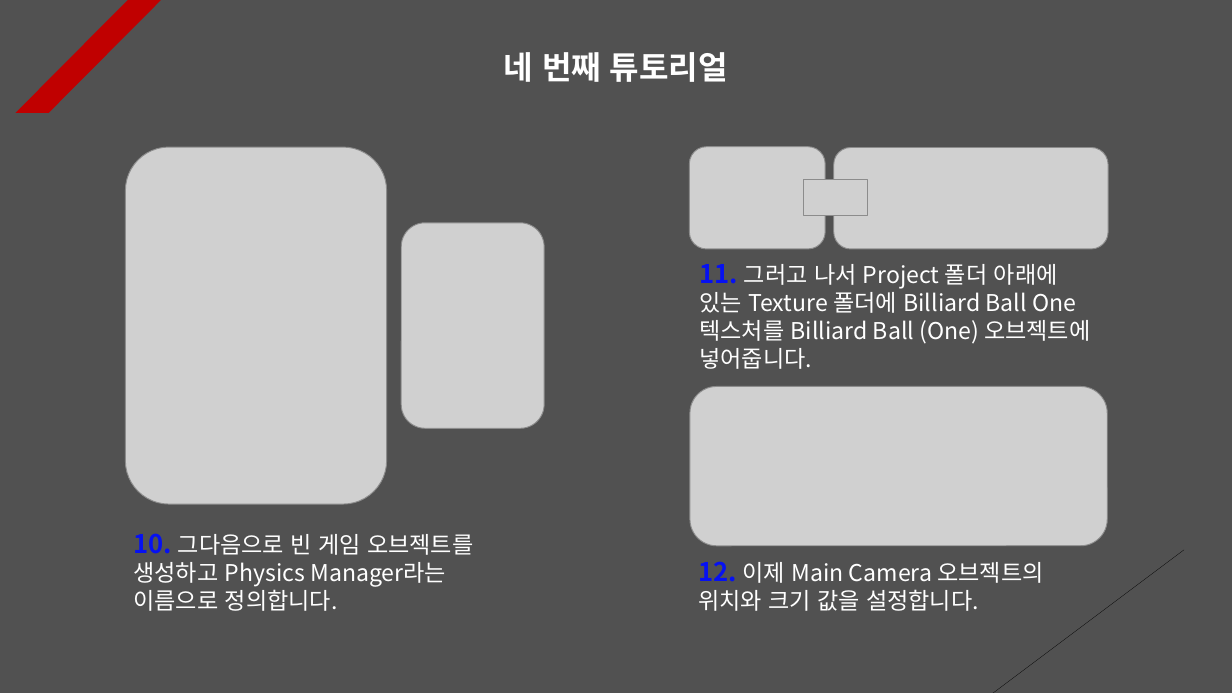
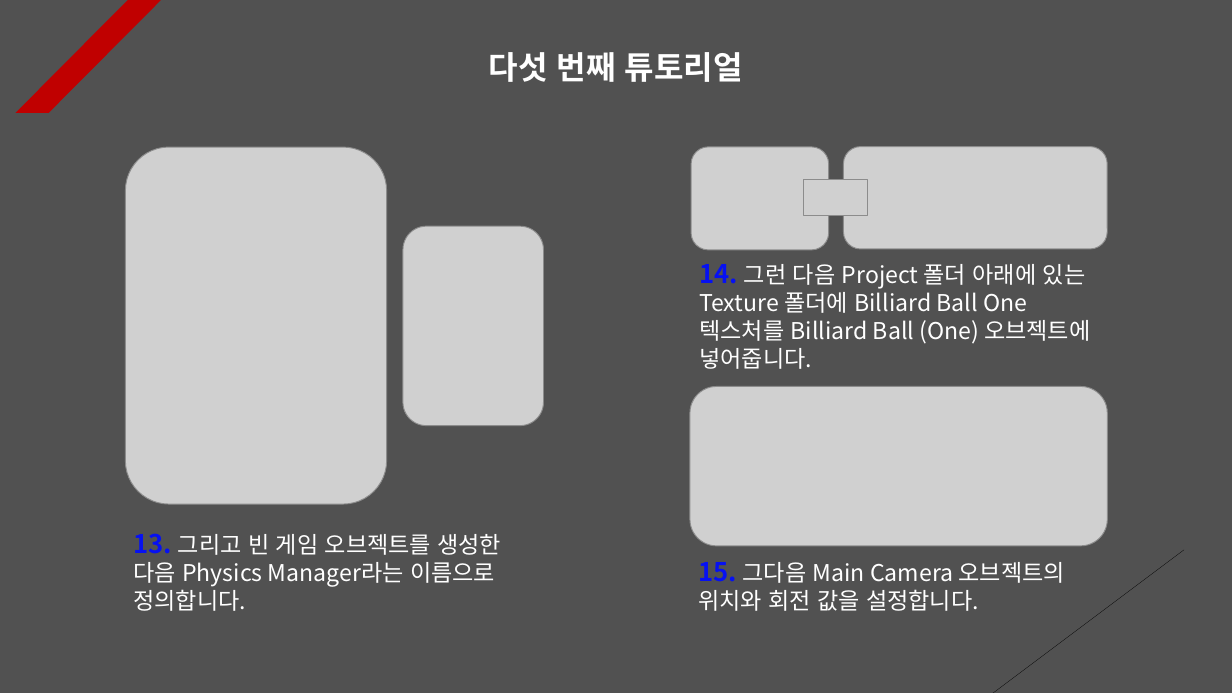
Before and after one commit to Unity2033/3D-UnityEngine, a slide deck: slide 5 of Assets/Physics/PPT Data/Physics Example.pptx (slide 4 before the commit). Drawn at 1232x693 pixels with LibreOffice and Linux fonts; fonts in the diff are those of the drawing; grey boxes stand for pictures. Boxes give left, top, right and bottom in pixels: in the first picture for what was removed or moved away, otherwise in the second. Text is boxed around its words. In the diff, an @@ line names an element or a change of style, - is before the commit and + after.

```diff
--- a/Assets/Physics/PPT Data/Physics Example.pptx
+++ b/Assets/Physics/PPT Data/Physics Example.pptx
@@ text at (x1=489, y1=52, x2=743, y2=82): text changed @@
-네 번째 튜토리얼
+다섯 번째 튜토리얼
@@ picture moved from (x1=689, y1=147, x2=825, y2=250) to (x1=691, y1=147, x2=829, y2=250) @@
@@ picture resized from (x1=834, y1=148, x2=1108, y2=250) to (x1=844, y1=147, x2=1107, y2=250) @@
@@ text at (x1=699, y1=264, x2=1090, y2=369): text changed @@
-11. 그러고 나서 Project 폴더 아래에 있는 Texture 폴더에 Billiard Ball One 텍스처를 Billiard Ball (One) 오브젝트에 넣어줍니다.
+14. 그런 다음 Project 폴더 아래에 있는 Texture 폴더에 Billiard Ball One 텍스처를 Billiard Ball (One) 오브젝트에 넣어줍니다.
@@ text at (x1=133, y1=533, x2=501, y2=611): text changed @@
-10. 그다음으로 빈 게임 오브젝트를 생성하고 Physics Manager라는 이름으로 정의합니다.
+13. 그리고 빈 게임 오브젝트를 생성한 다음 Physics Manager라는 이름으로 정의합니다.
@@ text at (x1=698, y1=562, x2=1065, y2=611): text changed @@
-12. 이제 Main Camera 오브젝트의 위치와 크기 값을 설정합니다.
+15. 그다음 Main Camera 오브젝트의 위치와 회전 값을 설정합니다.
```
Also in this commit, not shown: 13 other slides changed, 2 slides added, 22 other files.
